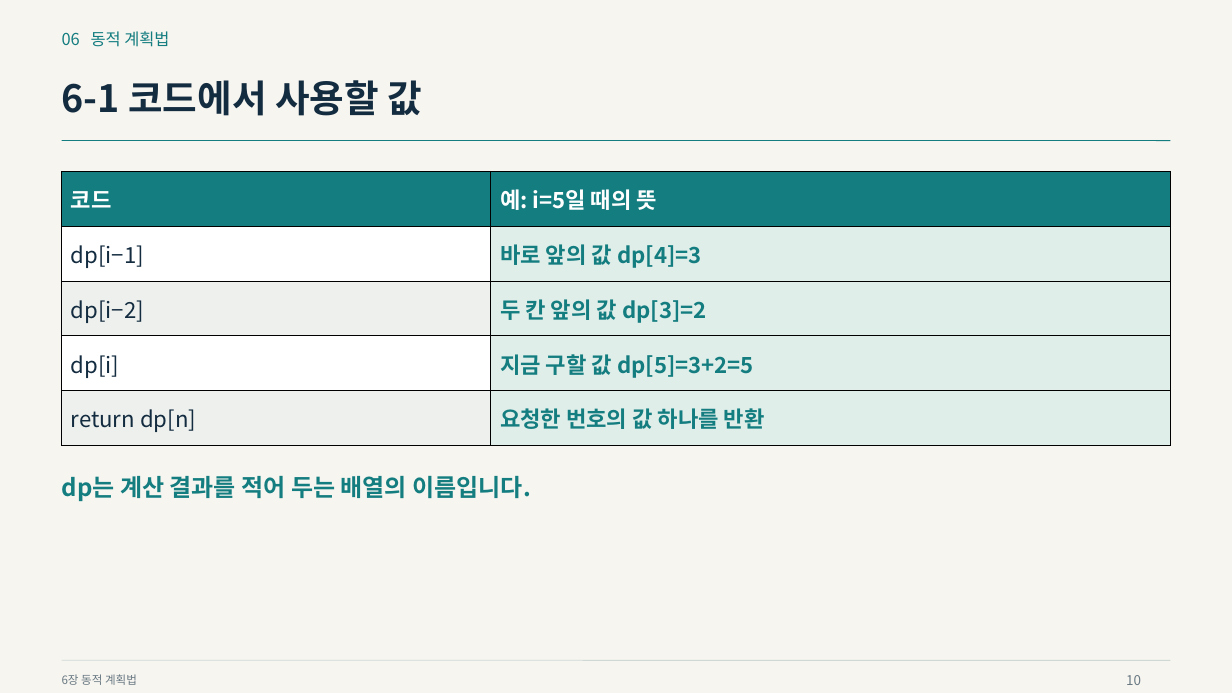
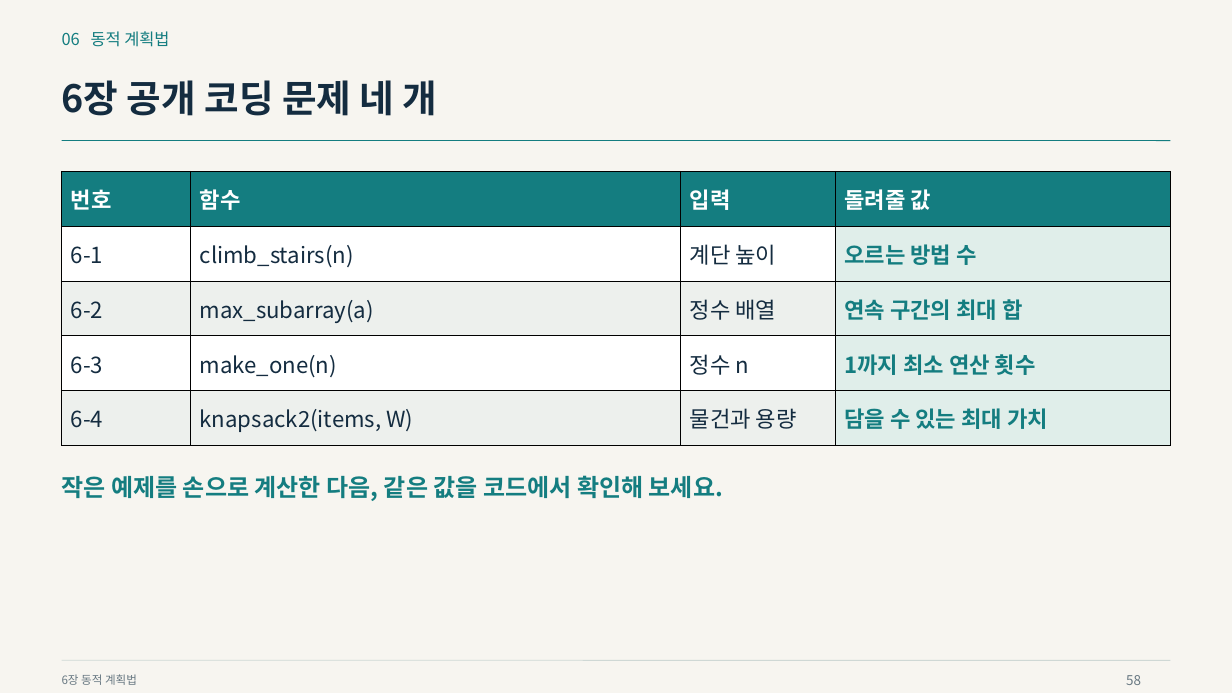
Before and after one commit to Sangdon-Park/Sangdon-Park.github.io, a slide deck: slide 58 of data/알고리즘/6장_동적_계획법.pptx (slide 10 before the commit). Drawn at 1232x693 pixels with LibreOffice and Linux fonts; fonts in the diff are those of the drawing. Boxes give left, top, right and bottom in pixels: in the first picture for what was removed or moved away, otherwise in the second. Text is boxed around its words. In the diff, an @@ line names an element or a change of style, - is before the commit and + after.

Commit message:
feat: rebuild chapter 6 around stairs and maximum subarray

```diff
--- a/data/알고리즘/6장_동적_계획법.pptx
+++ b/data/알고리즘/6장_동적_계획법.pptx
@@ text at [62,80,438,116]: text changed @@
-6-1 코드에서 사용할 값
+6장 공개 코딩 문제 네 개
@@ table at [62,171,1171,445] @@
-column 1: 코드 | dp[i−1] | dp[i−2] | dp[i] | return dp[n]
-column 2: 예: i=5일 때의 뜻 | 바로 앞의 값 dp[4]=3 | 두 칸 앞의 값 dp[3]=2 | 지금 구할 값 dp[5]=3+2=5 | 요청한 번호의 값 하나를 반환
+column 1: 번호 | 6-1 | 6-2 | 6-3 | 6-4
+column 2: 함수 | climb_stairs(n) | max_subarray(a) | make_one(n) | knapsack2(items, W)
+column 3: 입력 | 계단 높이 | 정수 배열 | 정수 n | 물건과 용량
+column 4: 돌려줄 값 | 오르는 방법 수 | 연속 구간의 최대 합 | 1까지 최소 연산 횟수 | 담을 수 있는 최대 가치
@@ text at [62,475,723,501]: text changed @@
-dp는 계산 결과를 적어 두는 배열의 이름입니다.
+작은 예제를 손으로 계산한 다음, 같은 값을 코드에서 확인해 보세요.
@@ text at [1126,675,1141,685]: text changed @@
-10
+58
```
Also in this commit, not shown: 37 other slides changed, 20 slides added, 9 slides removed, 22 other files.
